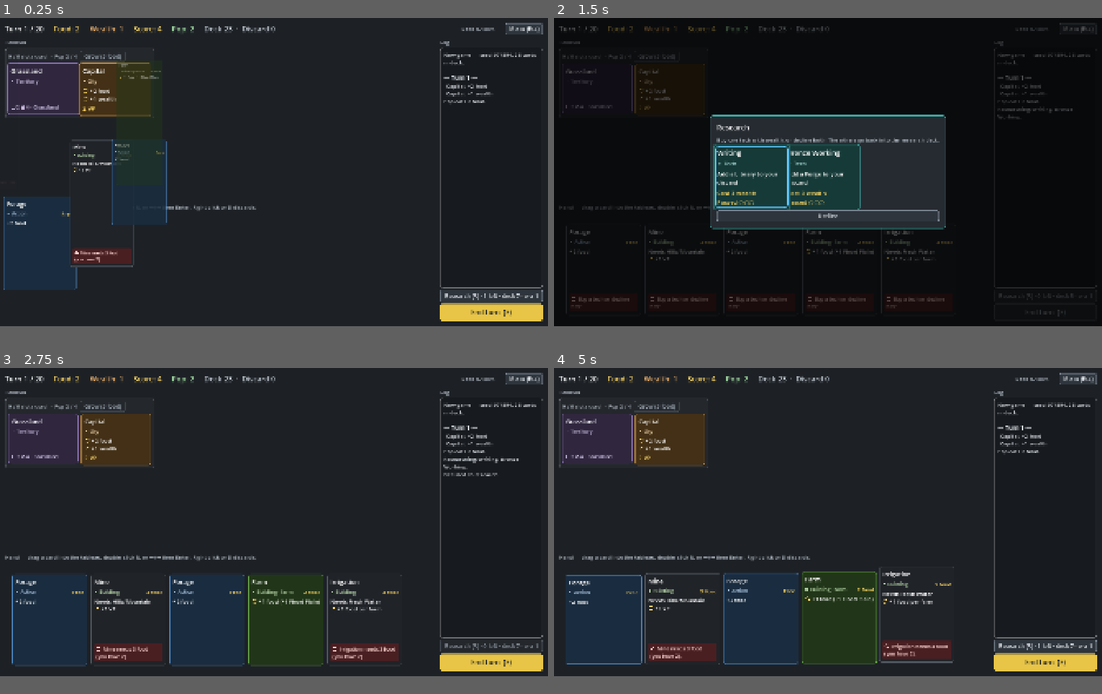
Above: before the commit, frames 1-4 (two rows, left to right).
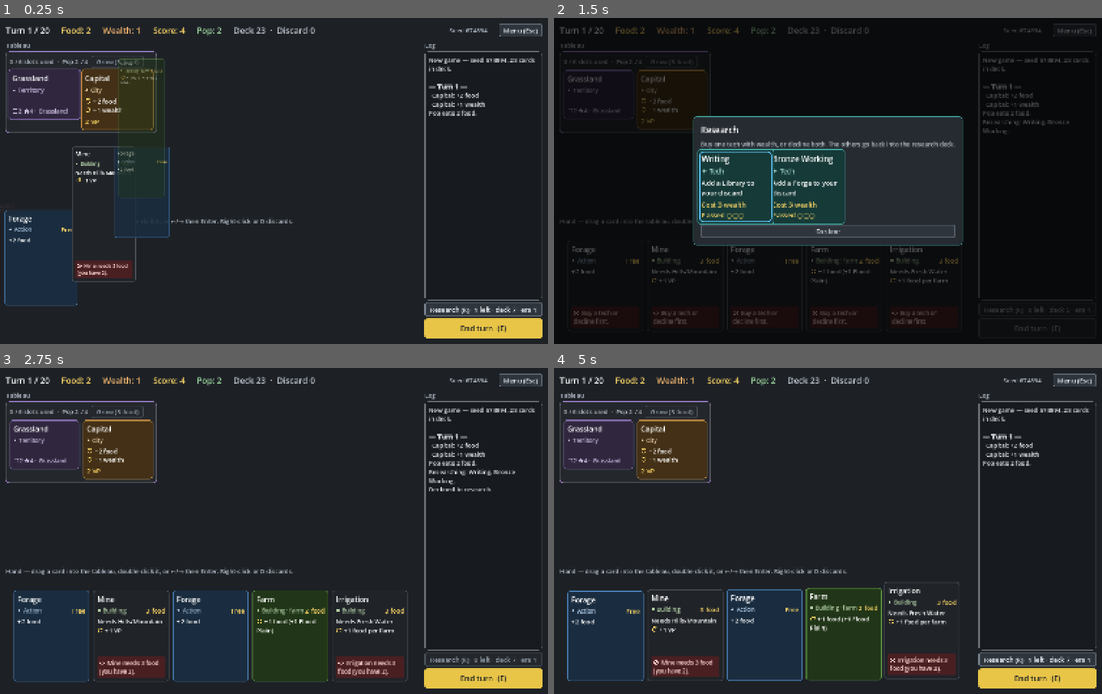
Above: after the commit, the same moments.

Repository: r888888888/4x-card-game
Game: Godot game, scene res://ui/main.tscn
Same seed, same stepped clock (60 frames per second), same inputs: the game is played once before the commit and once after it.
Inputs (mouse positions are in pixels of both pictures, inside the frame that each line leads up to):
- Up to frame 1 (0.25 s): no input
- Up to frame 2 (1.5 s): tap Enter (ui_accept) at 0.5 s; drag from (597, 89) to (882, 102) at 0.52 s; click "Research (R) · 1 left · deck …" at 1.25 s
- Up to frame 3 (2.75 s): click "Decline" at 2 s
- Up to frame 4 (5 s): click "End turn (E)" at 2.75 s; click "Menu (Esc)" at 3.5 s; click "Restart" at 4.25 s
In our replay, the window is 800x450 before the commit and 800x476 after it. These sizes can differ from the game's own. Grey fills any space a smaller window leaves; there, only what the larger window draws over its background counts as a difference.

The runs differ from the first frame. In frame 1, 11% of the frame differs, in the area x 0-100%, y 1-99%; in frame 2, 14%; in frame 3, 17%; in frame 4, 17%.

Commit message:
Revert window and card size change swept into 030
It belongs on its own branch (feat/ui-bigger-window).

Co-Authored-By: Claude Opus 5.5 <noreply@anthropic.com>

Diff:
--- a/project.godot
+++ b/project.godot
@@ -14,7 +14,7 @@
 
 [display]
 
-window/size/viewport_width=1920
-window/size/viewport_height=1080
+window/size/viewport_width=1680
+window/size/viewport_height=1000
 window/stretch/mode="canvas_items"
 window/stretch/aspect="expand"
--- a/ui/card_view.gd
+++ b/ui/card_view.gd
@@ -19,9 +19,9 @@
 	"territory": Color("8a6fb5"),
 	"tech": Color("3fa7a0"),
 }
-const HAND_SIZE := Vector2(264, 320)
-const TABLEAU_SIZE := Vector2(245, 175)
-const COMPACT_SIZE := Vector2(245, 95)  # a frontier territory: name and info only
+const HAND_SIZE := Vector2(232, 280)
+const TABLEAU_SIZE := Vector2(215, 150)
+const COMPACT_SIZE := Vector2(215, 90)  # a frontier territory: name and info only
 # A shape per type, so types can be told apart without colour. Drawn as icons (see Icons).
 const TYPE_MARKS := {
 	"action": "◆",
